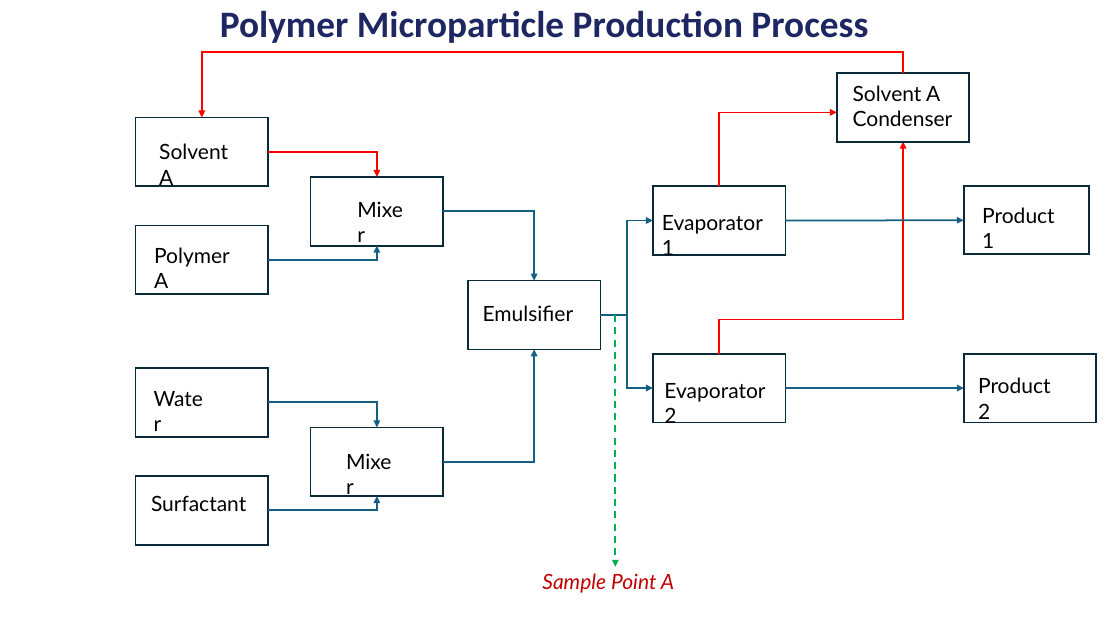
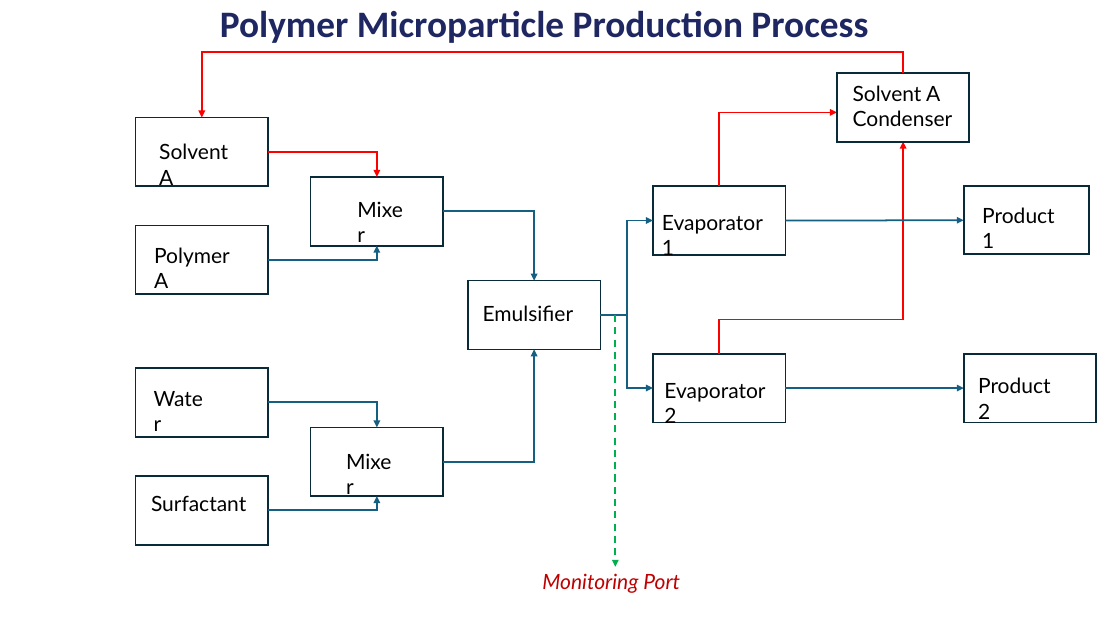
Before and after one commit to chinmayy13/rangutan_encyclopedia, a slide deck: slide 1 of task_3/initial_output/Polymer Micro Particle Production Block Diagram.pptx.pptx. Drawn at 1120x630 pixels with LibreOffice and Linux fonts; fonts in the diff are those of the drawing. Boxes give left, top, right and bottom in pixels: in the first picture for what was removed or moved away, otherwise in the second. Text is boxed around its words. In the diff, an @@ line names an element or a change of style, - is before the commit and + after.

```diff
--- a/task_3/initial_output/Polymer Micro Particle Production Block Diagram.pptx.pptx
+++ b/task_3/initial_output/Polymer Micro Particle Production Block Diagram.pptx.pptx
@@ text at [542,573,680,593]: text changed @@
-Sample Point A
+Monitoring Port
```
Also in this commit, not shown: 3 other files.
